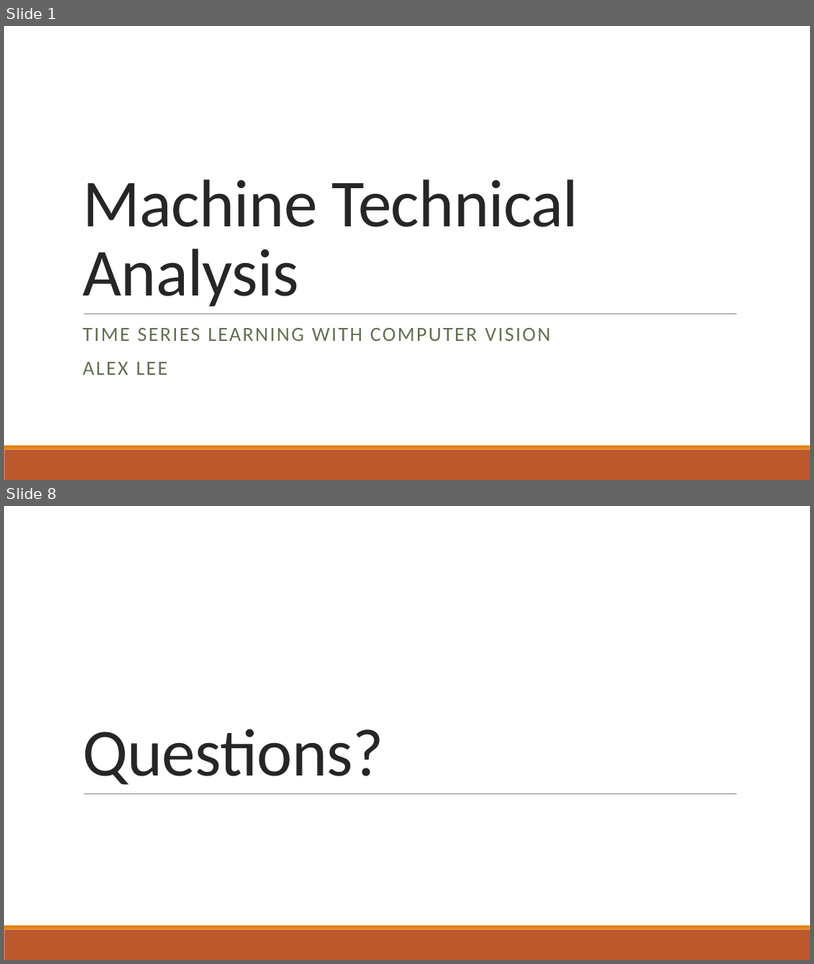
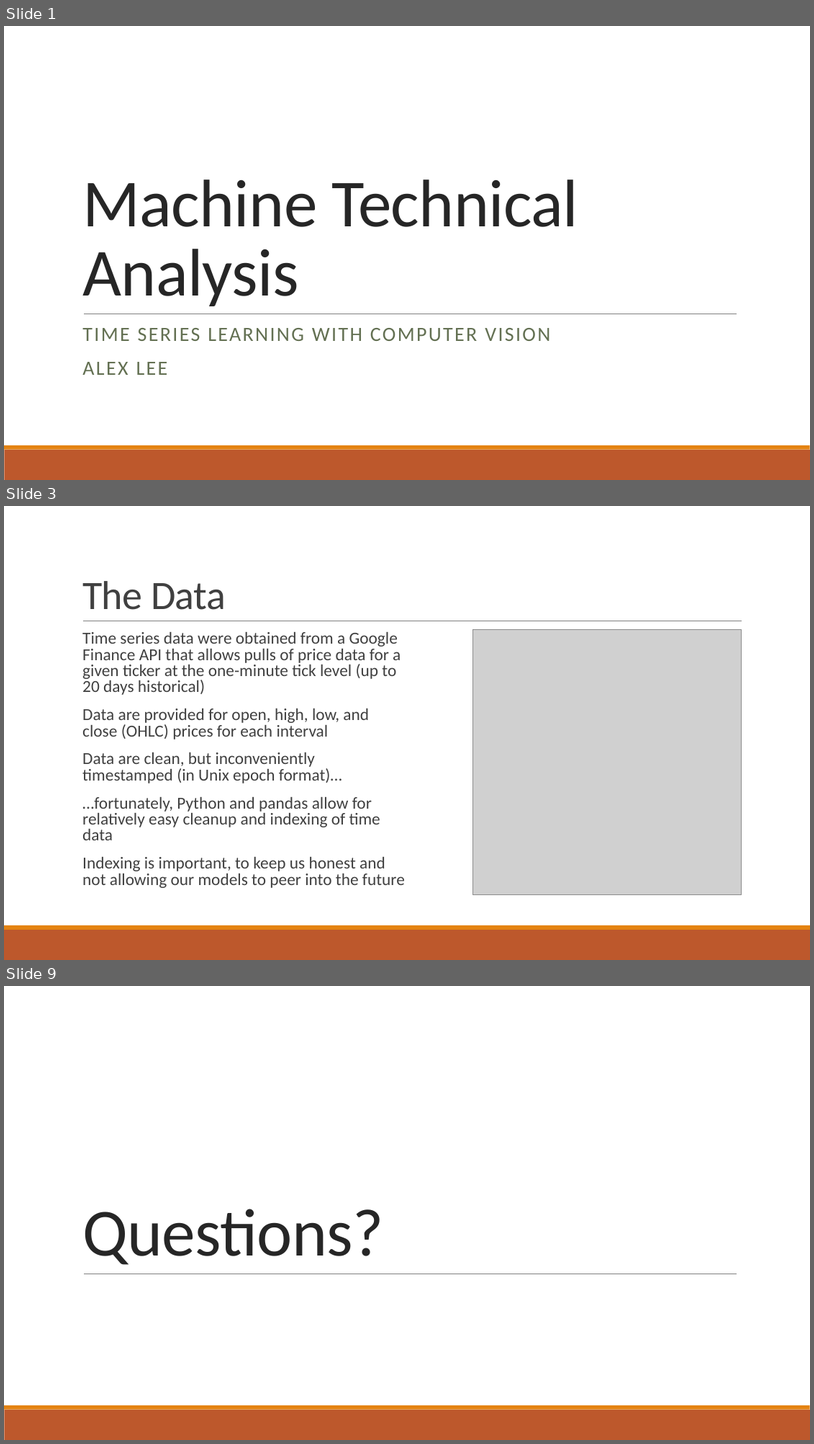
Before and after one commit to afcarl/TS_Project, a slide deck: project_presentation.pptx. Shown one above the other, each under a label of ours: slides 1 and 8 before the commit, slides 1, 3 and 9 after it; the slides between them are not shown. The pictures are 814x964 and 814x1444 pixels, drawn with LibreOffice and Linux fonts; fonts in the diff are those of the drawing; grey boxes stand for pictures. Boxes give left, top, right and bottom in pixels: in the first picture for what was removed or moved away, otherwise in the second. Text is boxed around its words. In the diff, an @@ line names an element or a change of style, - is before the commit and + after.

```diff
--- a/project_presentation.pptx
+++ b/project_presentation.pptx
@@ slide 3 added at (4, 506, 810, 960), background #FFFFFF; not listed: 2 template elements that a slide beside it also shows @@
@@ title added at (82, 581, 226, 610), 48 pt, text #404040 @@
+The Data
@@ text added at (82, 632, 405, 888), 20 pt, text #404040 @@
+  Time series data were obtained from a Google Finance API that allows pulls of price data for a given ticker at the one-minute tick level (up to 20 days historical)
+  Data are provided for open, high, low, and close (OHLC) prices for each interval
+  Data are clean, but inconveniently timestamped (in Unix epoch format)…
+  …fortunately, Python and pandas allow for relatively easy cleanup and indexing of time data
+  Indexing is important, to keep us honest and not allowing our models to peer into the future
@@ line added from (83, 621) to (743, 621), #808080 0.5 pt @@
@@ picture added at (473, 629, 742, 894) @@
@@ what was slide 8 is now slide 9 @@
```
Also in this commit, not shown: 4 slides changed, 2 other slides added, 2 slides removed.
